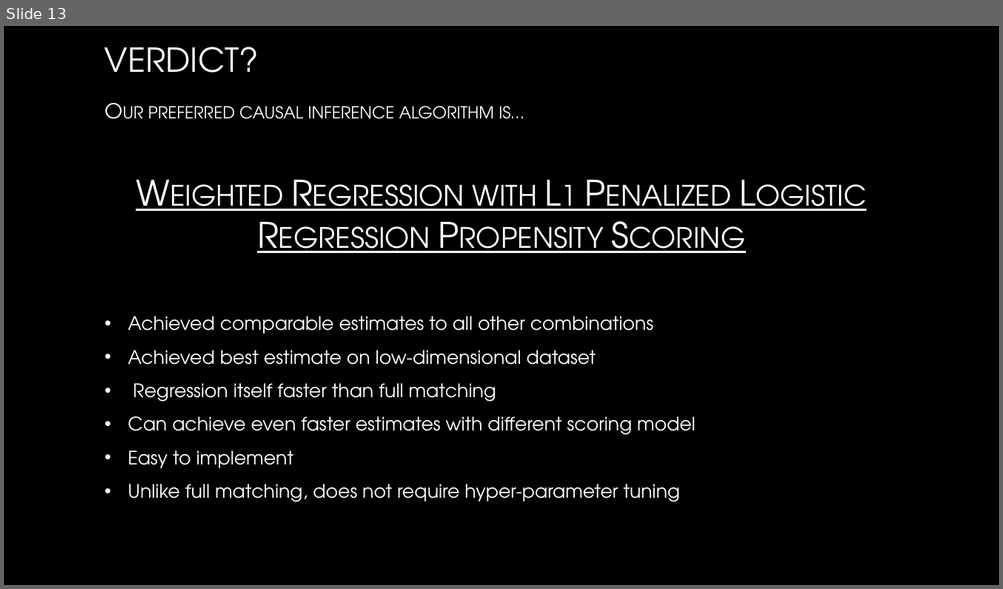
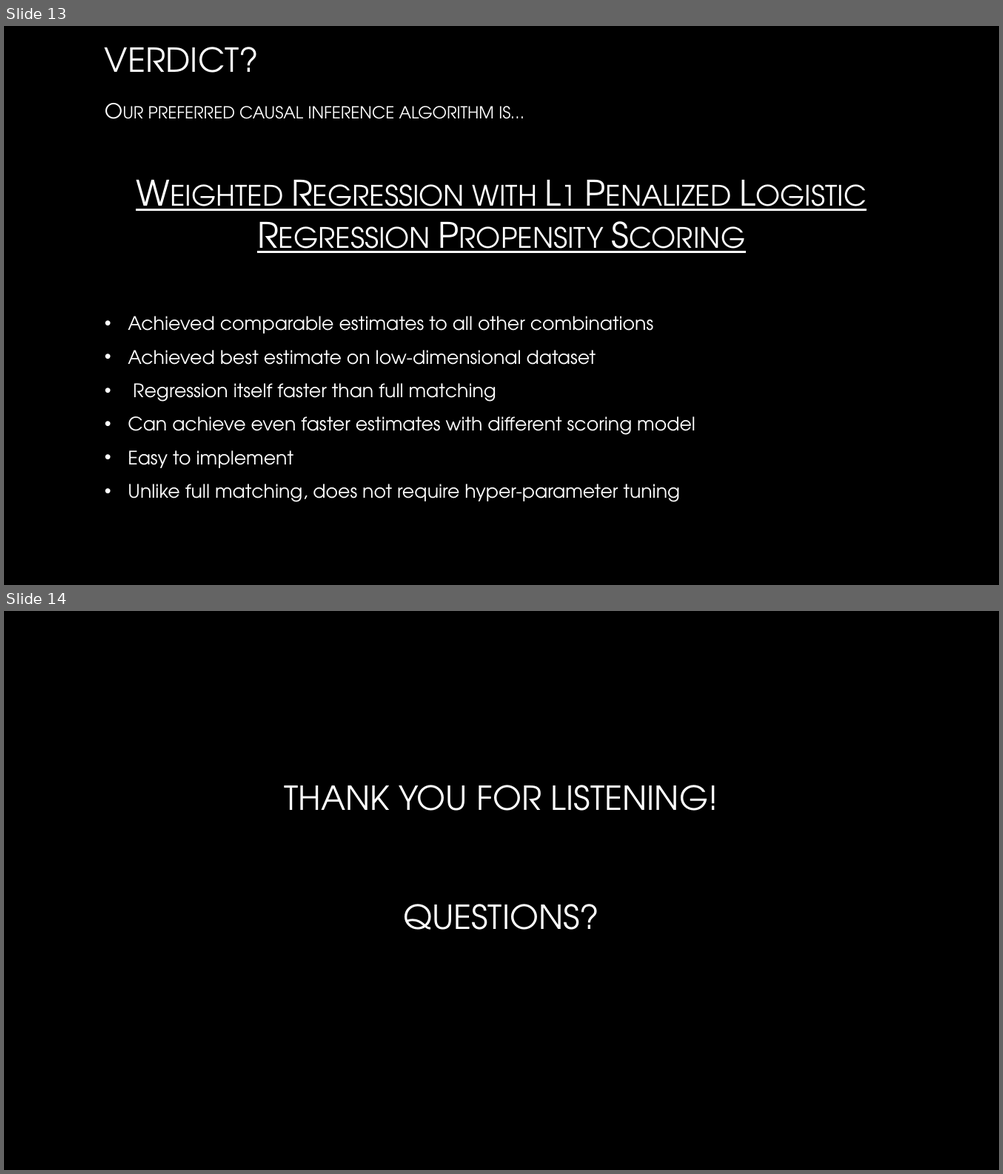
Before and after one commit to TZstatsADS/Spring2021-Project4-group5, a slide deck: doc/ADS Project 4 Presentation.pptx. Shown one above the other, each under a label of ours: slide 13 before the commit, slides 13 and 14 after it. The pictures are 1003x589 and 1003x1174 pixels, drawn with LibreOffice and Linux fonts; fonts in the diff are those of the drawing; background and template pictures are left out. Boxes give left, top, right and bottom in pixels: in the first picture for what was removed or moved away, otherwise in the second. Text is boxed around its words. In the diff, an @@ line names an element or a change of style, - is before the commit and + after.

```diff
--- a/doc/ADS Project 4 Presentation.pptx
+++ b/doc/ADS Project 4 Presentation.pptx
@@ slide 14 added at box(4, 611, 999, 1170), background picture (left out) @@
@@ title added at box(284, 785, 717, 930), 32 pt, text gradient #FFFFFF to #A6A6A6 @@
+THANK YOU FOR LISTENING!
+QUESTIONS?
```
Also in this commit, not shown: 2 slides changed.
